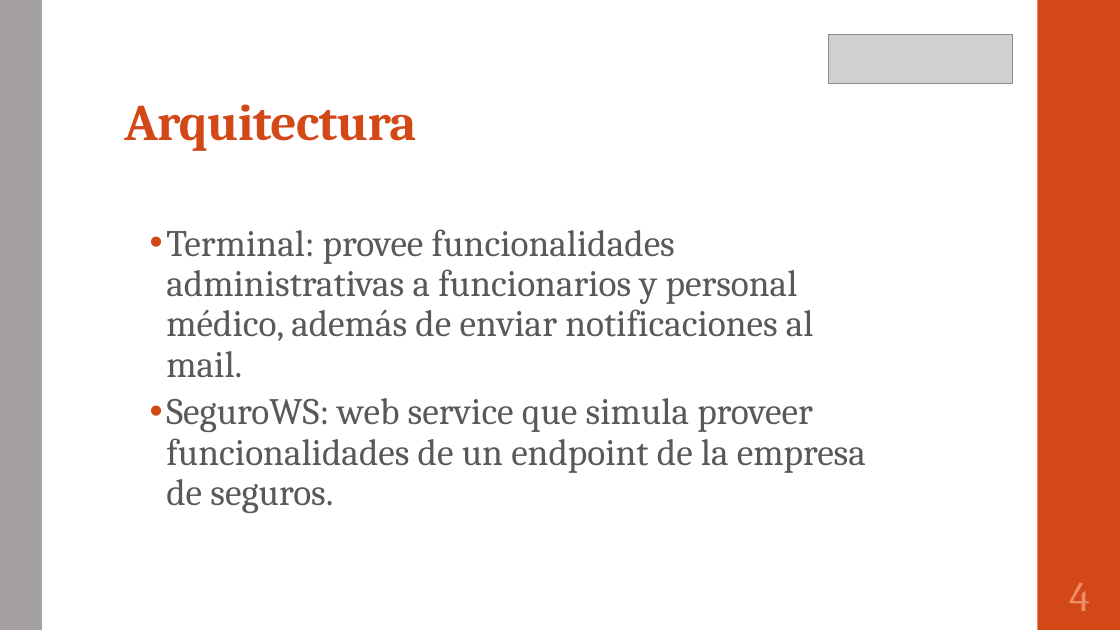
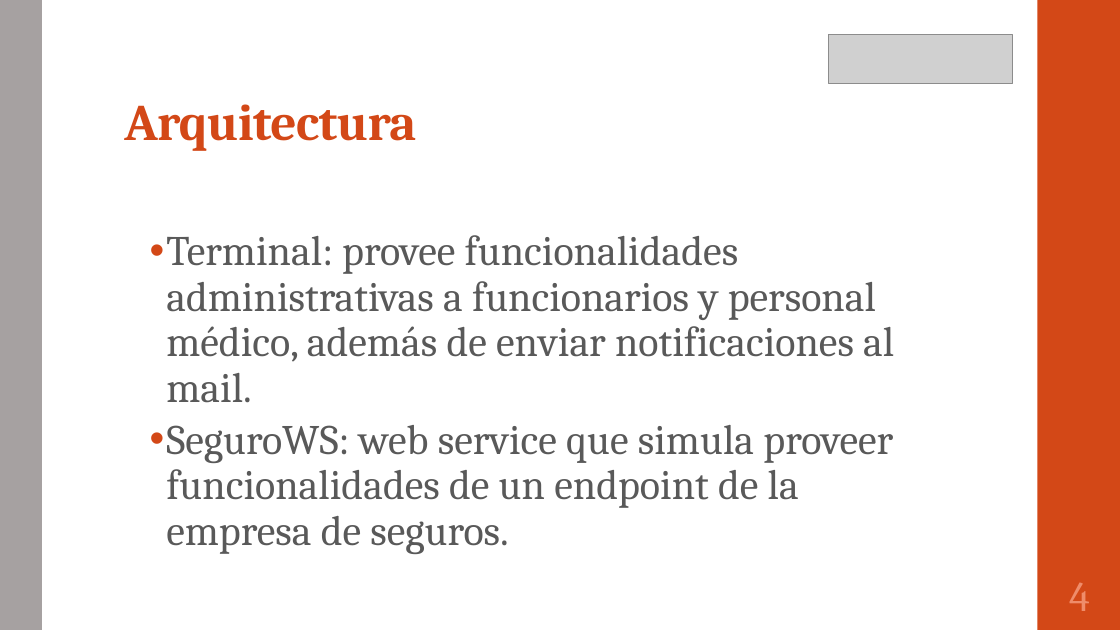
Before and after one commit to portafolio2016/hipocrates, a slide deck: slide 5 of presentación lunes 24 octubre 2016.pptx. Drawn at 1120x630 pixels with LibreOffice and Linux fonts; fonts in the diff are those of the drawing; grey boxes stand for pictures. Boxes give left, top, right and bottom in pixels: in the first picture for what was removed or moved away, otherwise in the second. Text is boxed around its words. In the diff, an @@ line names an element or a change of style, - is before the commit and + after.

```diff
--- a/presentación lunes 24 octubre 2016.pptx
+++ b/presentación lunes 24 octubre 2016.pptx
@@ text "Terminal: provee funcionalidades administrativas a ..." at <box>166,235,894,554</box>: size 32 to 36 pt @@
```
Also in this commit, not shown: 2 other slides changed, 2 slides added.
